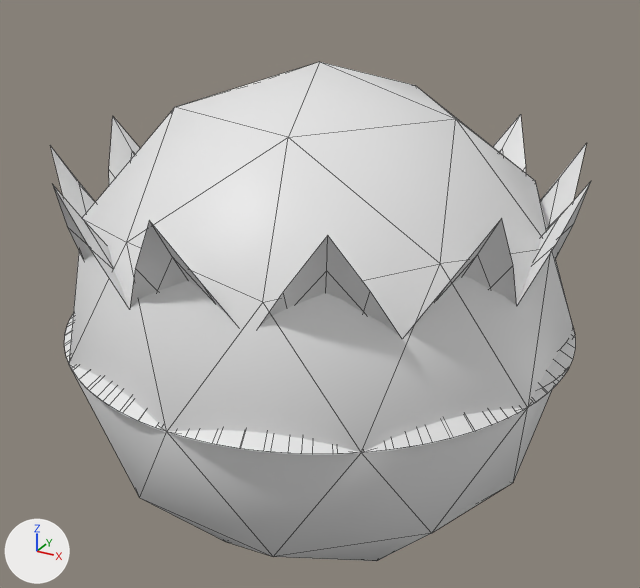
Before and after pictures for a commit that changed the Blender file tools/blender/rm/fx_rm.blend.
The view is the same before and after, from a 50 mm camera at (1.57, -2.86, 1.52) aimed at (-0.01, 0.01, 0.08). Lighting does not change. The marker at lower left points along +X, +Y and +Z. The older version comes first. Mesh edges are drawn as thin lines.

The scene before the commit, as lines of its bpy script (objects in view):
```python
me_rm_cres = bpy.data.meshes.new('rm_cres')
me_rm_cres.from_pydata(...)  # 123 vertices, 80 faces; spans x -0.98..1.0, y -1.0..0.03, z 0.0..0.1
me_rm_cres.polygons.foreach_set('use_smooth', [True] * 80)
me_rm_cres_big = bpy.data.meshes.new('rm_cres_big')
me_rm_cres_big.from_pydata(...)  # 246 vertices, 160 faces; spans x -1.0..1.0, y -1.0..0.37, z 0.0..0.14
me_rm_cres_big.polygons.foreach_set('use_smooth', [True] * 160)
me_rm_crown = bpy.data.meshes.new('rm_crown')
me_rm_crown.from_pydata(...)  # 294 vertices, 240 faces; spans x -1.0..1.0, y -1.0..1.0, z 0.0..0.7
me_rm_crown.polygons.foreach_set('use_smooth', [True] * 240)
ob_rm_cres = bpy.data.objects.new('rm_cres', me_rm_cres)
ob_rm_cres.location = (0.0, 0.0, 0.0)
ob_rm_cres_big = bpy.data.objects.new('rm_cres_big', me_rm_cres_big)
ob_rm_cres_big.location = (0.0, 0.0, 0.0)
ob_rm_crown = bpy.data.objects.new('rm_crown', me_rm_crown)
ob_rm_crown.location = (0.0, 0.0, 0.0)
# also in view: 'rm_drop' at (0.0, 0.0, 0.0)
```
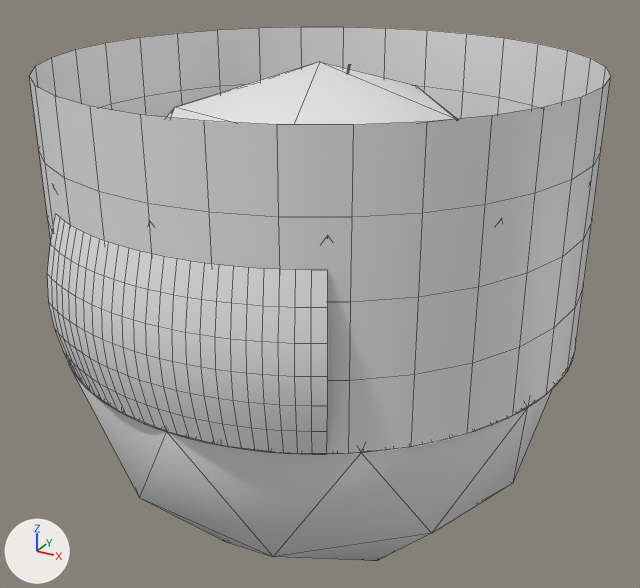
Patch to the scene script:
```diff
--- a/tools/blender/rm/fx_rm.blend.py
+++ b/tools/blender/rm/fx_rm.blend.py
@@ me_rm_wave @@
+me_rm_wave.from_pydata(...)  # 175 vertices, 144 faces; spans x -0.53..0.53, y -1.06..-0.866, z 0.0..0.6
+me_rm_wave.polygons.foreach_set('use_smooth', [True] * 144)
@@ me_rm_flame @@
+me_rm_flame.from_pydata(...)  # 99 vertices, 80 faces; spans x -0.155..0.17, y -0.154..0.154, z 0.0..1.0
+me_rm_flame.polygons.foreach_set('use_smooth', [True] * 80)
@@ me_rm_band @@
+me_rm_band.from_pydata(...)  # 165 vertices, 128 faces; spans x -1.0..1.0, y -1.0..1.0, z 0.0..1.0
+me_rm_band.polygons.foreach_set('use_smooth', [True] * 128)
@@ ob_rm_wave @@
+ob_rm_wave = bpy.data.objects.new('rm_wave', me_rm_wave)
+ob_rm_wave.location = (0.0, 0.0, 0.0)
@@ ob_rm_flame @@
+ob_rm_flame = bpy.data.objects.new('rm_flame', me_rm_flame)
+ob_rm_flame.location = (0.0, 0.0, 0.0)
@@ ob_rm_band @@
+ob_rm_band = bpy.data.objects.new('rm_band', me_rm_band)
+ob_rm_band.location = (0.0, 0.0, 0.0)
```

Where the change shows, as pixel boxes [x1, y1, x2, y2] in the pictures (640 x 588 px):
'rm_band', added
    after: [29, 27, 610, 454]
'rm_wave', added
    after: [47, 214, 328, 454]
'rm_flame', added (mostly hidden)
    after: [347, 64, 351, 74]
'rm_drop', unchanged, covered by the edit
    before: [69, 62, 575, 561]
    after: [69, 62, 552, 561]
'rm_crown', unchanged, covered by the edit
    before: [51, 114, 591, 336]
'rm_cres_big', unchanged, covered by the edit
    before: [64, 315, 575, 454]
    after: [70, 351, 575, 454]
'rm_cres', unchanged, covered by the edit
    before: [64, 316, 569, 454]
    after: [67, 359, 569, 454]
